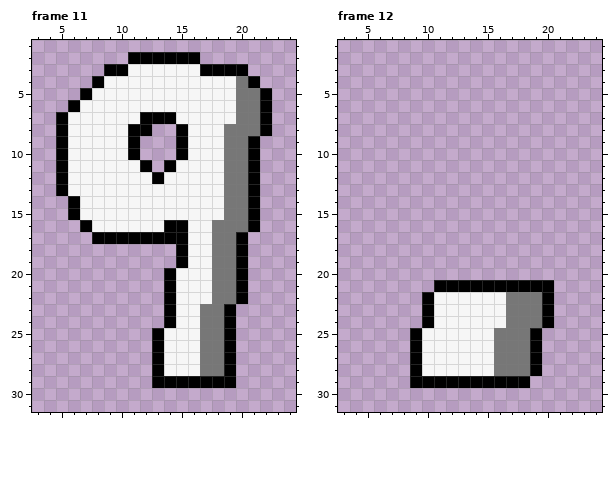
Pixel-art file: asset shit/hud gfx/combo font/combo font.aseprite. This is how it looked before the edit.
29x33 pixels, 12 frames. Shown: frame 11: x 3..24, y 1..31; frame 12: x 3..24, y 1..31. The commit also changed other frames, which this record leaves out.
After the commit:
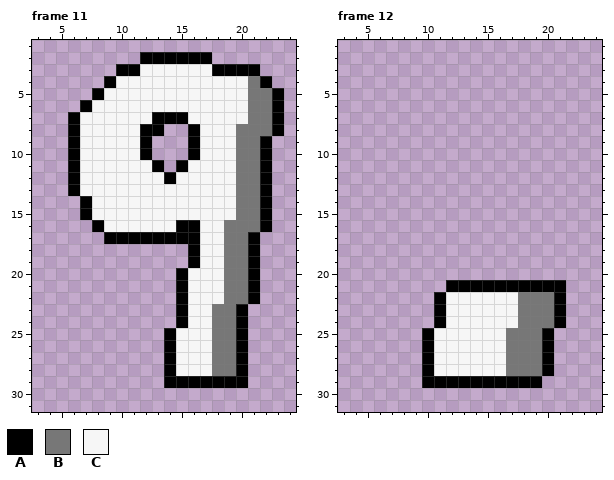
Palette (. is transparent): A #000000  B #777777  C #f6f6f6
Change:
Changed rows in their new state; - is an unchanged pixel.
Frame 11, layer "Layer 1":
first column x 5:
 2 ------.-----A------
 3 ----.-A-----C---A--
 4 ---.A----------CBA-
 5 --.A-----------C-BA
 6 -.A------------C-BA
 7 .A-----C--A----C-BA
 8 .A----C-A-.A--C--BA
 9 .A----CA--.A--C-BA-
10 .A----CA--.A--C-BA-
11 .A-----CA.A---C-BA-
12 .A------CA----C-BA-
13 .A------------C-BA-
14 -.A-----------C-BA-
15 -.A-----------C-BA-
16 --.A-----C-A-C--BA-
17 ---.-------A-C-BA--
18 ----------.A-C-BA--
19 ----------.A-C-BA--
20 ---------.A--C-BA--
21 ---------.A--C-BA--
22 ---------.A--C-BA--
23 ---------.A-C-BA---
24 ---------.A-C-BA---
25 --------.A--C-BA---
26 --------.A--C-BA---
27 --------.A--C-BA---
28 --------.A--C-BA---
29 --------.------A---
Frame 12, layer "Layer 1":
first column x 9:
21 --.---------A
22 -.A-----C--BA
23 -.A-----C--BA
24 -.A-----C--BA
25 .A-----C--BA-
26 .A-----C--BA-
27 .A-----C--BA-
28 .A-----C--BA-
29 .---------A--
Where, in picture pixels (left, top, right, bottom), the same in both pictures:
changed: (56, 52, 284, 388)
changed: (410, 280, 446, 388)
changed: (494, 280, 566, 388)
